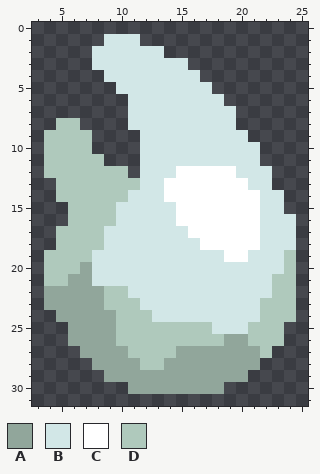
A pixel-art sprite gets an edit: sprites/Items/ammonia.png. The picture above is the old version.
The file is 32x32 pixels. Shown: x 3..25, y 0..31.
Palette (. is transparent): A #91a69b  B #d2e7e7  C #ffffff  D #afc9bc
Pixels before, first column x 4:
 1 .....BBB.............
 2 ....BBBBBB...........
 3 ....BBBBBBBB.........
 4 .....BBBBBBBB........
 5 ......BBBBBBBB.......
 6 .......BBBBBBBB......
 7 .......BBBBBBBBB.....
 8 .DD....BBBBBBBBB.....
 9 DDDD....BBBBBBBBB....
10 DDDD....BBBBBBBBBB...
11 DDDDD...BBBBBBBBBB...
12 DDDDDDD.BBBCCCCCBBB..
13 .DDDDDDDBBCCCCCCCBB..
14 .DDDDDDBBBCCCCCCCCBB.
15 ..DDDDBBBBBCCCCCCCBB.
16 ..DDDDBBBBBCCCCCCCBBB
17 .DDDDBBBBBBBCCCCCCBBB
18 .DDDDBBBBBBBBCCCCCBBB
19 DDDDBBBBBBBBBBBCCBBBD
20 DDDABBBBBBBBBBBBBBBBD
21 DDAABBBBBBBBBBBBBBBDD
22 AAAAADDBBBBBBBBBBBBDD
23 AAAAADDDBBBBBBBBBBDDD
24 .AAAAADDDBBBBBBBBBDDD
25 ..AAAADDDDDDDDBBBDDD.
26 ..AAAADDDDDDDDDAADDD.
27 ...AAAADDDDAAAAAAAD..
28 ....AAAADDAAAAAAAA...
29 .....AAAAAAAAAAAA....
30 .......AAAAAAAA......
Once edited:
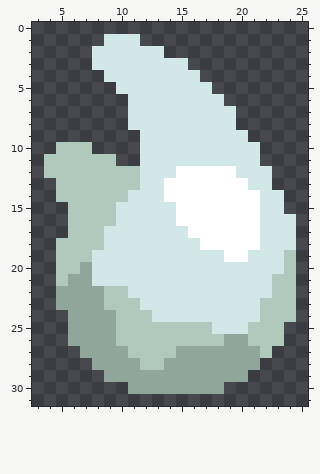
The exact change:
The author put colour D in row 11 at x 9; in row 12 at x 11.
The edit erases colour A in rows 22 to 23 at x 4; in row 24 at x 5.
The edit erases colour D in row 8 at x 5 to 6; in row 9 at x 4 to 7; in row 10 at x 4; in row 17 at x 5; in rows 19 to 21 at x 4.
Changed places in both pictures, as pixel boxes (x1, y1, x2, y2):
changed: (44, 118, 140, 178)
erased: (44, 226, 68, 322)
